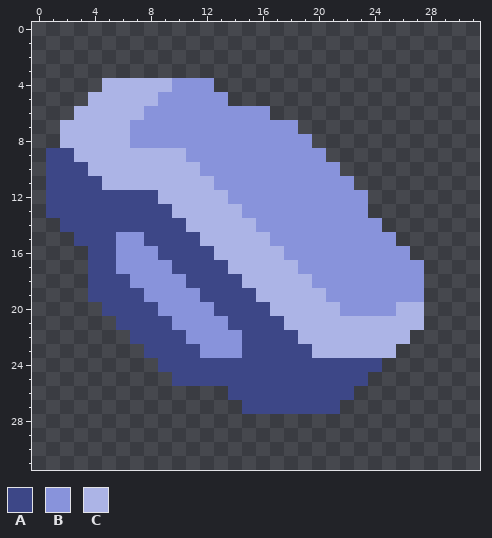
Two versions of one pixel-art sprite, sprites/items/cobalt.png. Above: the version before the commit.
The file is 32x32 pixels.
Palette (. is transparent): A #3d4787  B #8893db  C #acb4e6
Pixels before, first column x 1:
 4 ....CCCCCBBB...............
 5 ...CCCCCBBBBB..............
 6 ..CCCCCBBBBBBBBB...........
 7 .CCCCCBBBBBBBBBBBB.........
 8 .CCCCCBBBBBBBBBBBBB........
 9 AACCCCCCCCBBBBBBBBBB.......
10 AAACCCCCCCCBBBBBBBBBB......
11 AAAACCCCCCCCBBBBBBBBBB.....
12 AAAAAAAACCCCCBBBBBBBBBB....
13 AAAAAAAAACCCCCBBBBBBBBB....
14 .AAAAAAAAACCCCCBBBBBBBBB...
15 ..AAABBAAAACCCCCBBBBBBBBB..
16 ...AABBBAAAACCCCCBBBBBBBBB.
17 ...AABBBBAAAACCCCCBBBBBBBBB
18 ...AAABBBBAAAACCCCCBBBBBBBB
19 ...AAAABBBBAAAACCCCCBBBBBBB
20 ....AAAABBBBAAAACCCCCBBBBCC
21 .....AAAABBBBAAAACCCCCCCCCC
22 ......AAAABBBBAAAACCCCCCCC.
23 .......AAAABBBAAAAACCCCCC..
24 ........AAAAAAAAAAAAAAAA...
25 .........AAAAAAAAAAAAAA....
26 .............AAAAAAAAA.....
27 ..............AAAAAAA......
New version:
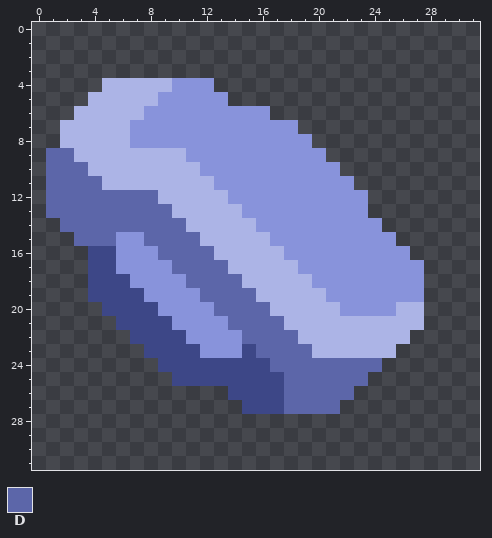
Colours new in this view: D #5c66a9
Edits made:
The author changed colour A to colour D in row 9 at x 1 to 2; in row 10 at x 1 to 3; in row 11 at x 1 to 4; in row 12 at x 1 to 8; in row 13 at x 1 to 9; in row 14 at x 2 to 10.
The author changed colour A to colour D in row 15 at x 3 to 5 and 8 to 11; in row 16 at x 9 to 12; in row 17 at x 10 to 13; in row 18 at x 11 to 14; in row 19 at x 12 to 15; in row 20 at x 13 to 16.
The author changed colour A to colour D in row 21 at x 14 to 17; in row 22 at x 15 to 18; in row 23 at x 16 to 19; in row 24 at x 17 to 24; in row 25 at x 18 to 23; in row 26 at x 18 to 22.
The author changed colour A to colour D in row 27 at x 18 to 21.
Boxes around the changes in both pictures, in picture pixels (x1, y1, x2, y2):
changed: (46, 148, 382, 414)
